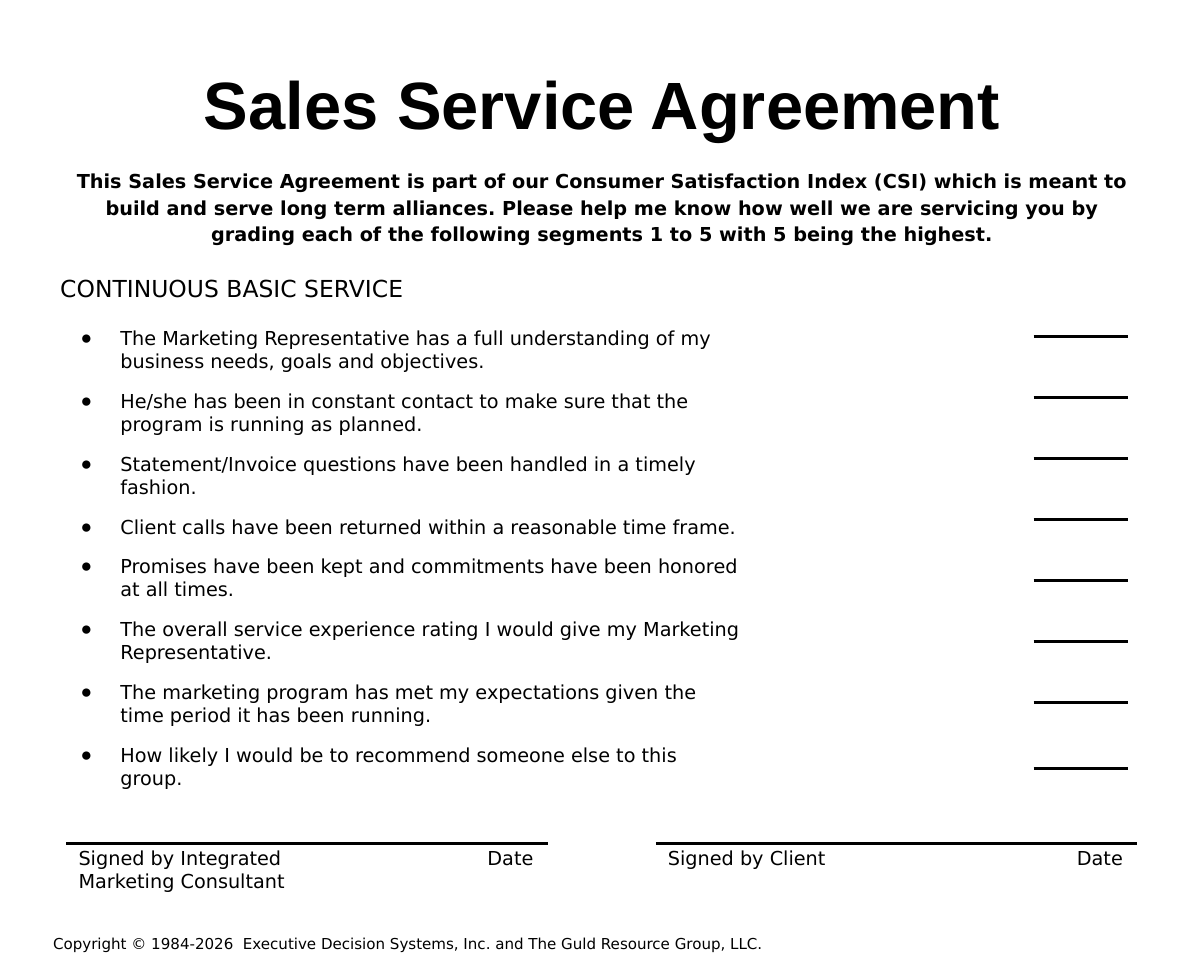
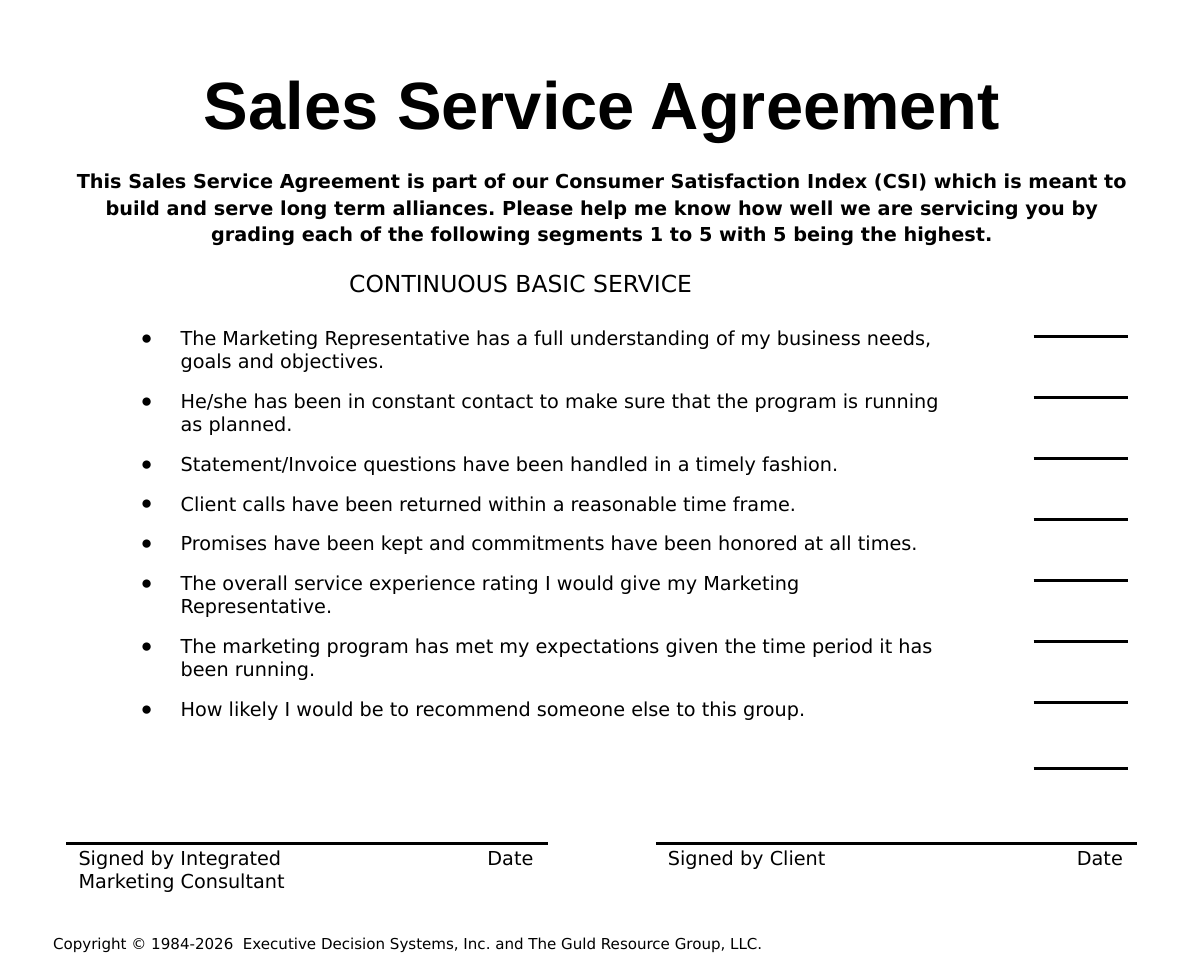
Before and after one commit to hintonandrew510/wizardfrontend, a slide deck: slide 37 of mavenprojectSCR/src/main/resources/powerpointtemplate/tvTemplate.pptx. Drawn at 1204x963 pixels with LibreOffice and Linux fonts; fonts in the diff are those of the drawing; background and template pictures are left out. Boxes give left, top, right and bottom in pixels: in the first picture for what was removed or moved away, otherwise in the second. Text is boxed around its words. In the diff, an @@ line names an element or a change of style, - is before the commit and + after.

```diff
--- a/mavenprojectSCR/src/main/resources/powerpointtemplate/tvTemplate.pptx
+++ b/mavenprojectSCR/src/main/resources/powerpointtemplate/tvTemplate.pptx
@@ text "CONTINUOUS BASIC SERVICE": place and size @@
-text "CONTINUOUS BASIC SERVICE" at box(60, 279, 403, 298)
+text "CONTINUOUS BASIC SERVICE" at box(349, 274, 692, 293)
@@ text "The Marketing Representative has a ..." at box(181, 330, 938, 720): list level 1 to 2 in "The Marketing Representative has a ..."; list level 1 to 2 in "He/she has been in constant ..."; list level 1 to 2 in "Statement/Invoice questions have been handled ..."; list level 1 to 2 in "Client calls have been returned ..."; list level 1 to 2 in "Promises have been kept and ..."; list level 1 to 2 in "The overall service experience rating ..."; list level 1 to 2 in "The marketing program has met ..."; list level 1 to 2 in "How likely I would be ..." @@
```
Also in this commit, not shown: 4 other slides changed, 1 other file.
